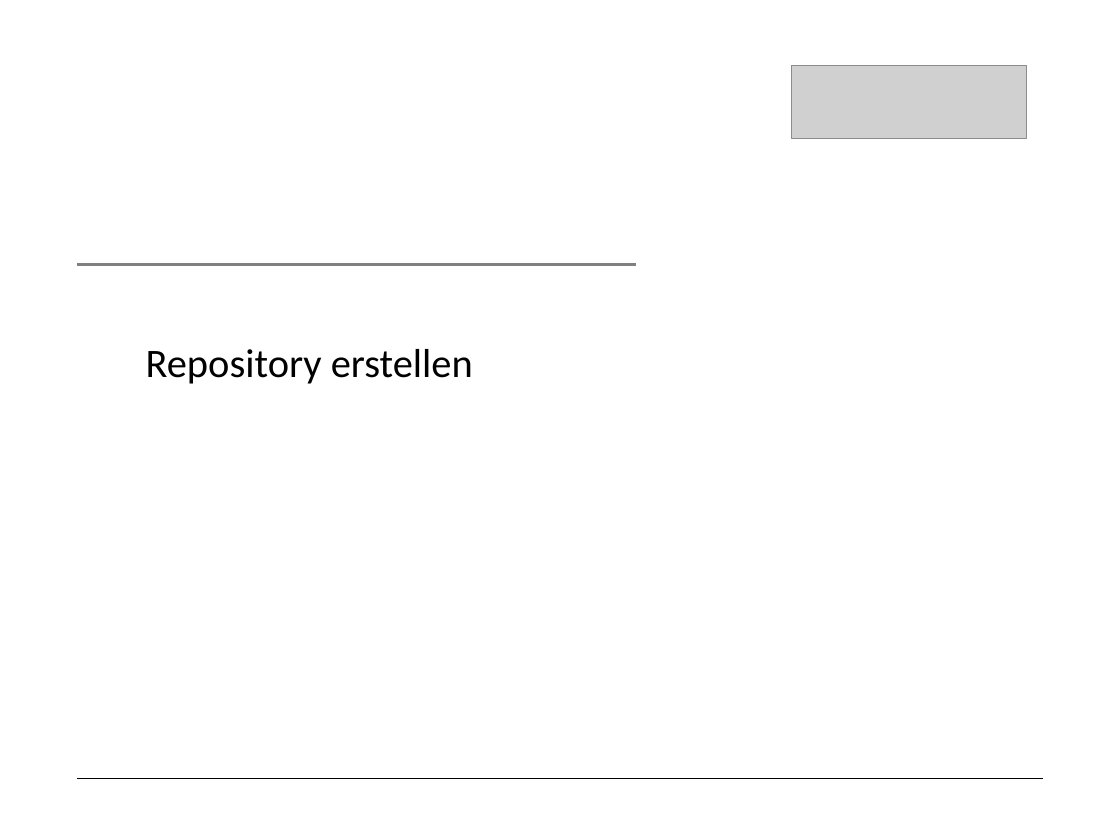
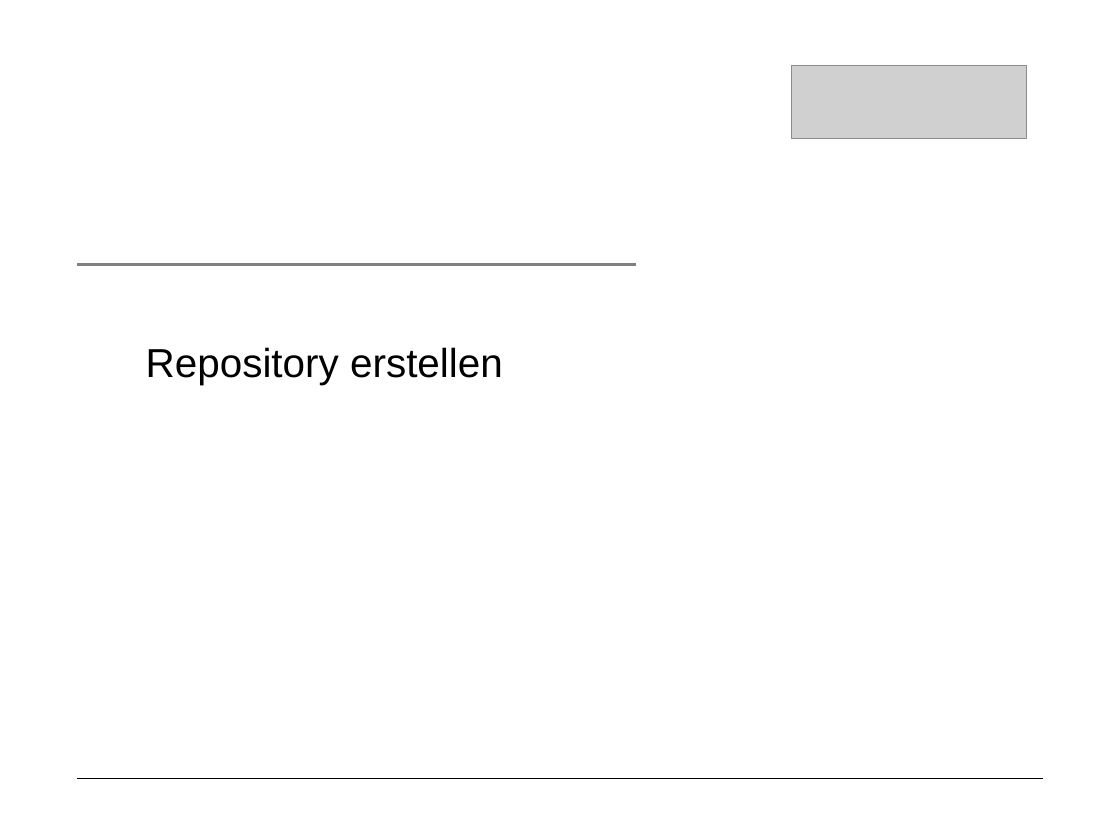
Before and after one commit to marcretzlaff/projektarbeit, a slide deck: slide 2 of Präsentation-90min/Präsentation-90min.pptx (slide 1 before the commit). Drawn at 1120x840 pixels with LibreOffice and Linux fonts; fonts in the diff are those of the drawing; grey boxes stand for pictures. Boxes give left, top, right and bottom in pixels: in the first picture for what was removed or moved away, otherwise in the second. Text is boxed around its words. In the diff, an @@ line names an element or a change of style, - is before the commit and + after.

```diff
--- a/Präsentation-90min/Präsentation-90min.pptx
+++ b/Präsentation-90min/Präsentation-90min.pptx
@@ text "Repository erstellen" at bbox=[146, 347, 503, 385]: font Calibri to Arial @@
```
Also in this commit, not shown: 6 other slides changed, 31 slides added, 1 other file.
